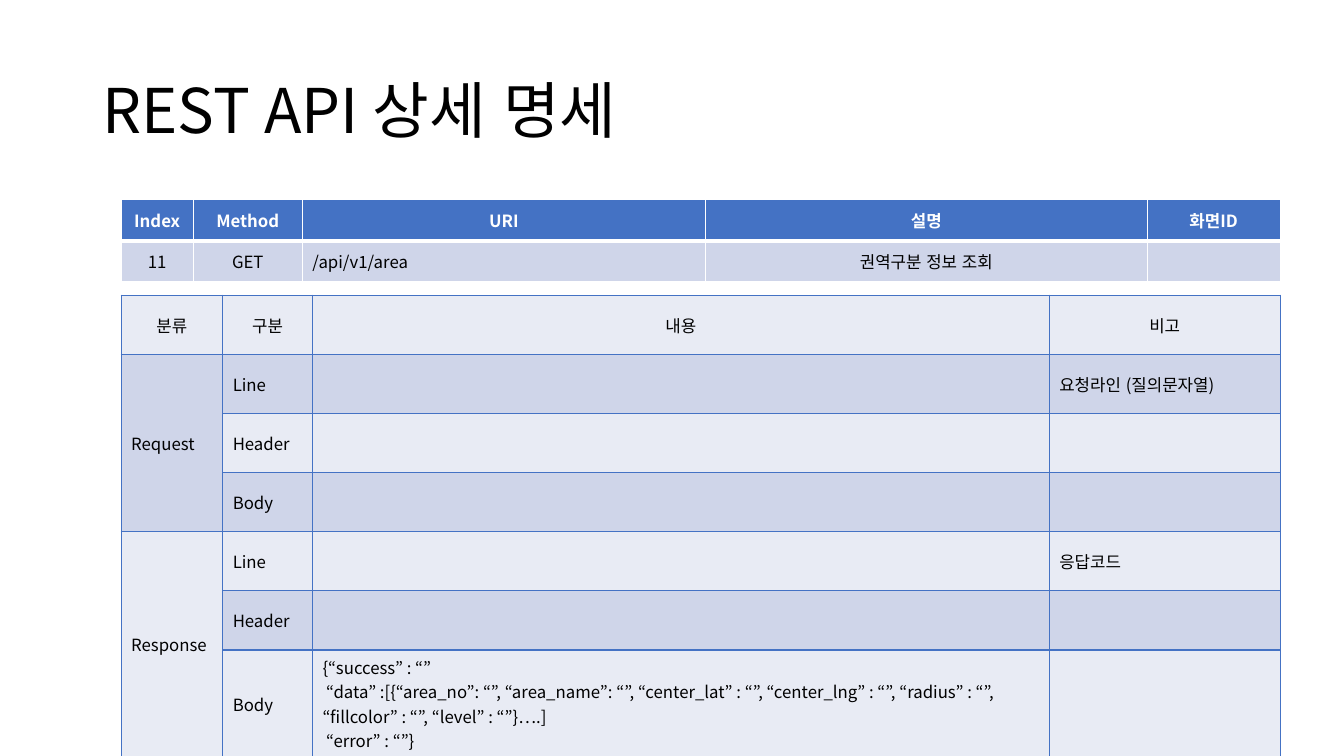
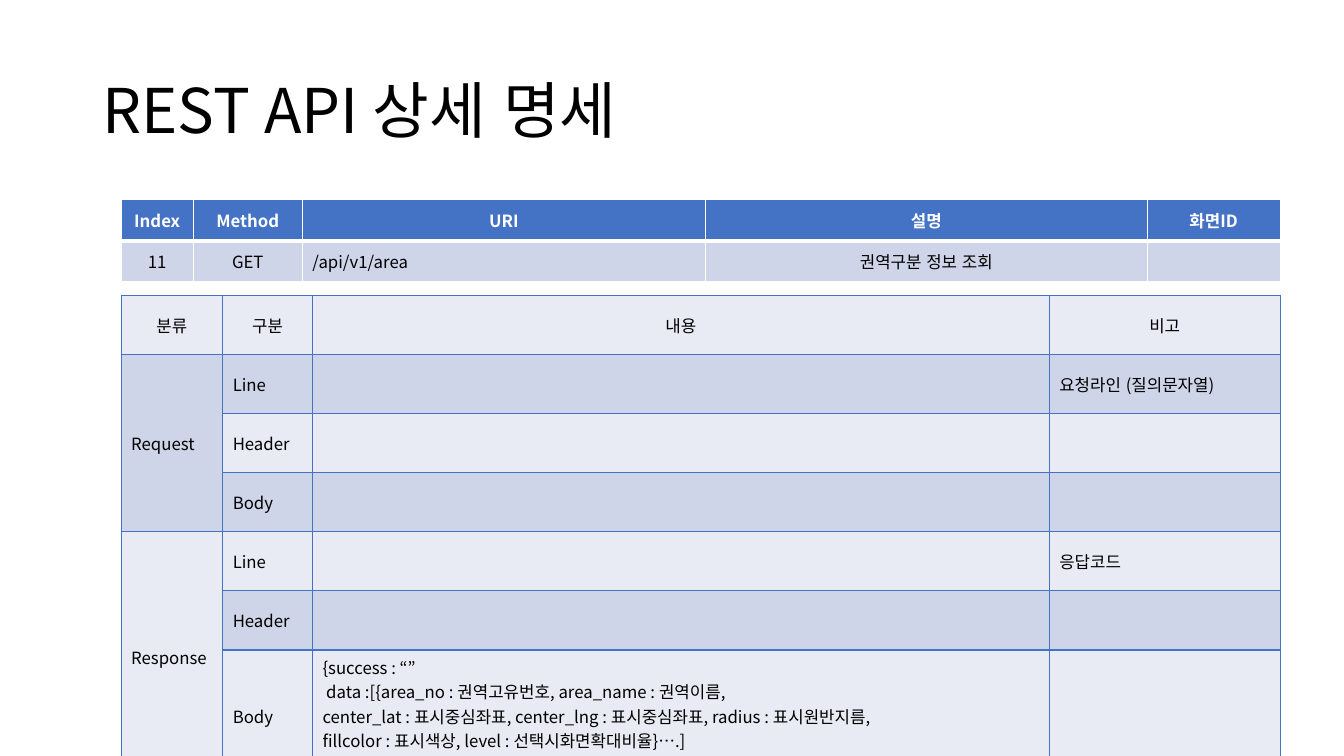
Before and after one commit to sujidaddy/workspace_miniproject, a slide deck: slide 33 of 미니프로젝트계획서제출용.pptx. Drawn at 1344x756 pixels with LibreOffice and Linux fonts; fonts in the diff are those of the drawing. Boxes give left, top, right and bottom in pixels: in the first picture for what was removed or moved away, otherwise in the second. Text is boxed around its words. In the diff, an @@ line names an element or a change of style, - is before the commit and + after.

```diff
--- a/미니프로젝트계획서제출용.pptx
+++ b/미니프로젝트계획서제출용.pptx
@@ table at (121,295,1280,756) @@
-row 7, column 3: {“success” : “” “data” :[{“area_no”: “”, “area_name”: “”, “center_lat” : “”, “center_lng” : “”, “radius” : “”, “fillcolor” : “”, “level” : “”}….] / “error” : “”}
+row 7, column 3: {success : “” data :[{area_no : 권역고유번호, area_name : 권역이름, / center_lat : 표시중심좌표, center_lng : 표시중심좌표, radius : 표시원반지름, / fillcolor : 표시색상, level : 선택시화면확대비율}….] / error : “”}
```
Also in this commit, not shown: 14 other slides changed, 5 other files.
